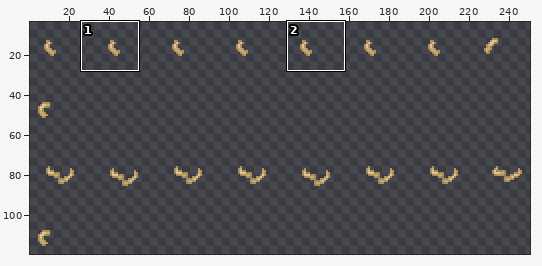
Sprite sheet, stored at resources/entities/player_arms_1.png. The first picture is a wide view before the edit; the outline marks the close-up.
Close-up. Earlier state:
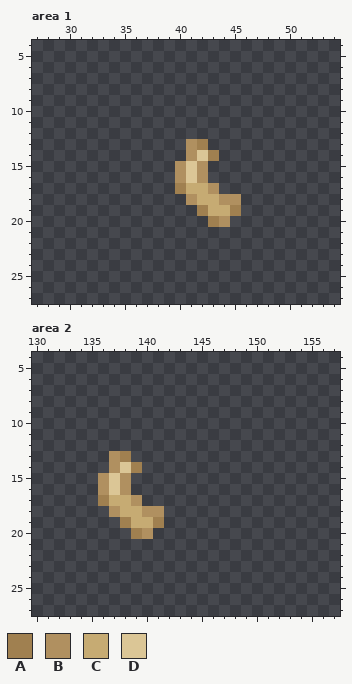
The file is 256x256 pixels. Shown: area 1: x 27..54, y 4..27; area 2: x 130..157, y 4..27. The wide view leaves out empty margins.
Palette (. is transparent): A #a08050  B #b09060  C #c6ab73  D #dbc696
Pixels before, area 1, first column x 40:
13 .BA...
14 .BDA..
15 BDB...
16 BDB...
17 ACCB..
18 .BCCBB
19 ..ACCA
20 ...AB.
Pixels before, area 2, first column x 136:
13 .BA...
14 .BDA..
15 BDB...
16 BDB...
17 ACCB..
18 .BCCBB
19 ..ACCA
20 ...AB.
After the commit:
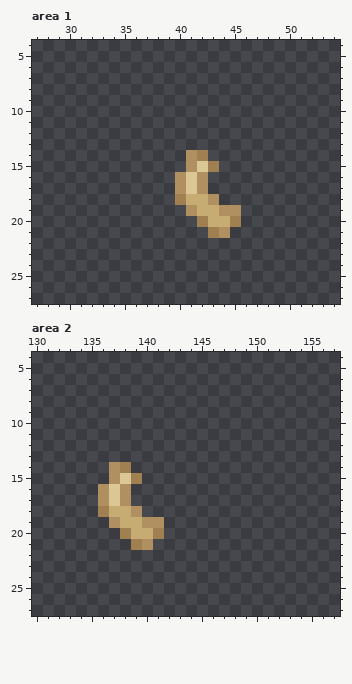
Message: ✨ Running animation for player, player rendering
Difference:
Changed rows in their new state; - is an unchanged pixel.
Area 1:
first column x 40:
13 -..---
14 --A.--
15 .BDA--
17 BDB.--
18 AC-B..
19 -BC-BB
20 --ACCA
21 ---AB-
Area 2:
first column x 136:
13 -..---
14 --A.--
15 .BDA--
17 BDB.--
18 AC-B..
19 -BC-BB
20 --ACCA
21 ---AB-
Pixel boxes of the changes (left, top, right, bottom) in both close-ups:
changed: (175, 139, 241, 238)
changed: (98, 451, 164, 550)
